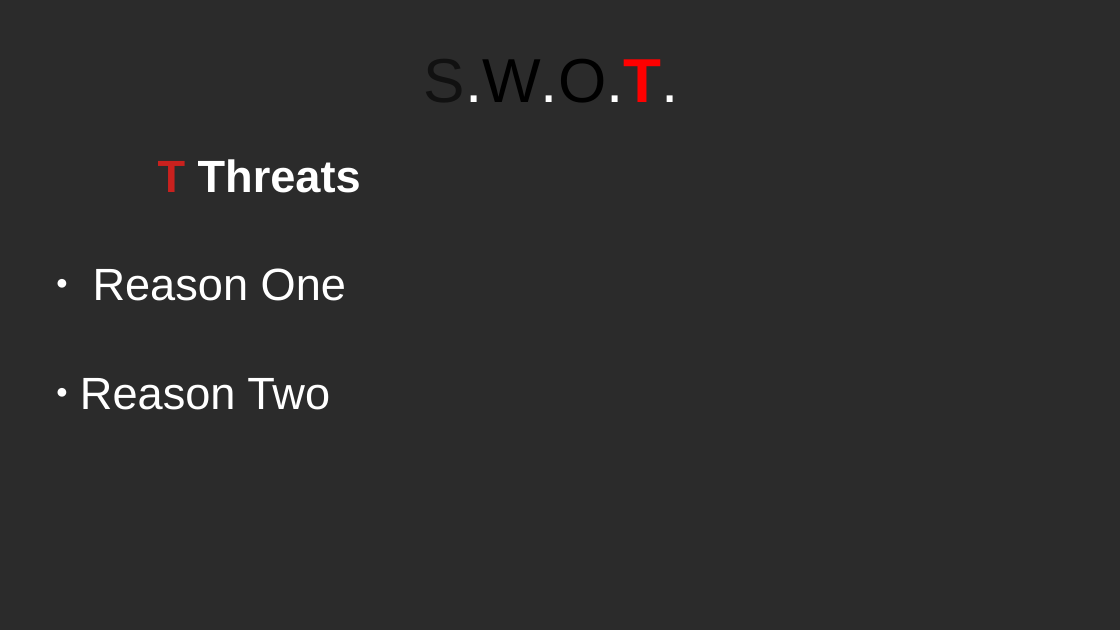
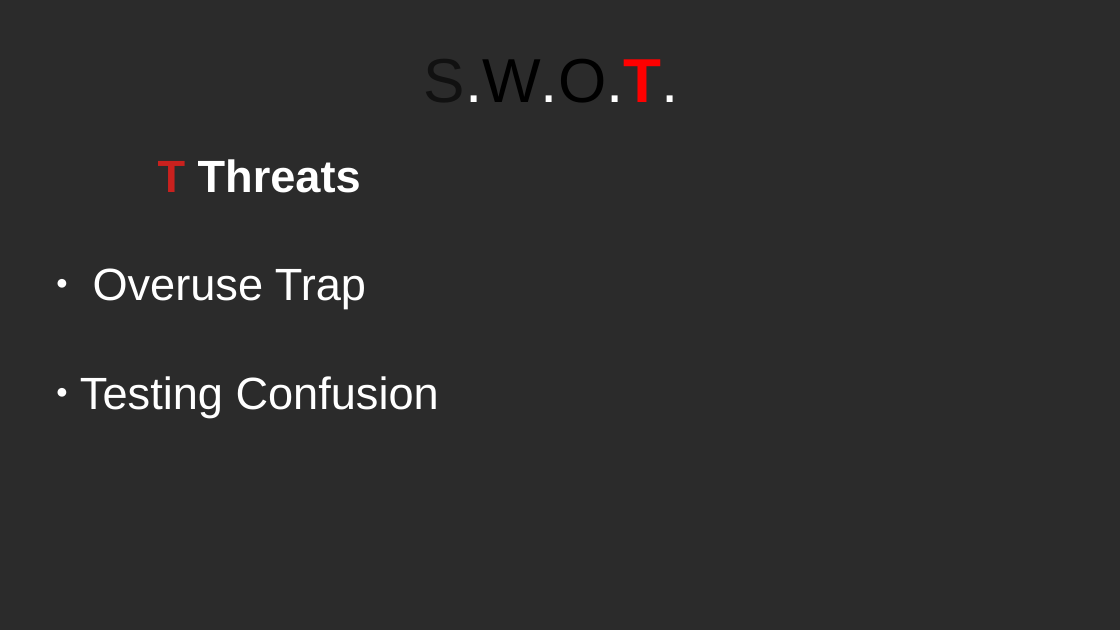
Before and after one commit to RayAndrade/JavaScriptStudy, a slide deck: slide 16 of Creational/Factory/swot.odp. Drawn at 1120x630 pixels with LibreOffice and Linux fonts; fonts in the diff are those of the drawing; background and template pictures are left out; a plain dark background stands for a picture behind light text. Boxes give left, top, right and bottom in pixels: in the first picture for what was removed or moved away, otherwise in the second. Text is boxed around its words. In the diff, an @@ line names an element or a change of style, - is before the commit and + after.

```diff
--- a/Creational/Factory/swot.odp
+++ b/Creational/Factory/swot.odp
@@ subtitle at [80,268,439,417]: text changed @@
-● Reason One
-● Reason Two
+● Overuse Trap
+● Testing Confusion
```
Also in this commit, not shown: 12 other slides changed, 48 other files.
